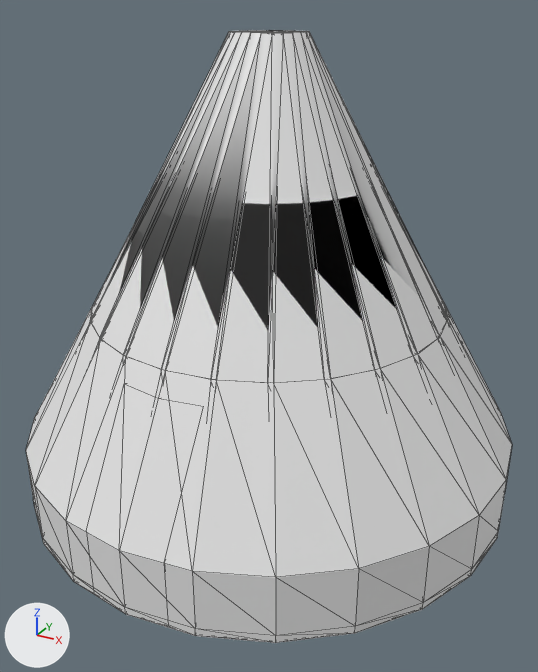
The glTF model assets/3d/capsule/top/capsule_top.gltf, before and after one commit.
One viewpoint serves both versions: a camera (50 mm lens) standing at (25.3, -46.0, 35.0) and looking at (0.8, -1.6, 12.8). Arrows for +X, +Y and +Z are at lower left; the lights stay in place. Mesh edges are drawn as thin lines. Where no turn or scale is listed for an object, it has been applied to the vertices. Vertices at the same position are counted once.
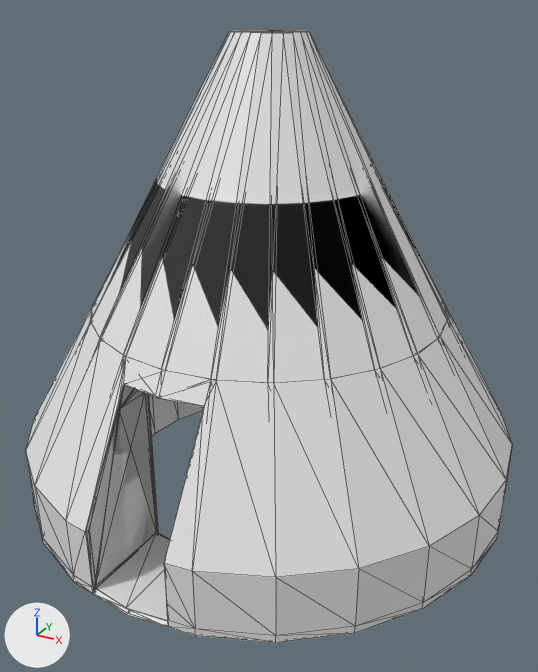
The change, as a list of edits to the scene's bpy script:
```text
Change me_plane_002:
    used by ob_plane_002; location = (0.0, 0.0, 0.0)
    remove me_plane_002.from_pydata(...)  # 672 vertices, 1920 faces; spans x -18.7..18.8, y -18.7..18.7, z 0.0..33.7
    add me_plane_002.from_pydata(...)  # 670 vertices, 1674 faces; spans x -18.7..18.8, y -18.7..18.6, z 0.0..33.7
    me_plane_002 part 1: 6 vertices removed from x -0.2..0.0, y -18.7..-11.7, z 0.7..12.4; 78 vertices added at x -3.0..3.0, y -18.6..-10.7, z 0.0..13.3
```

Changed parts and their boxes [x1, y1, x2, y2] in the pictures (538 x 672 px):
part 1 of me_plane_002, built on
    before: [66, 357, 195, 636]
    after: [66, 357, 216, 636]
'Plane.001', unchanged, uncovered by the edit
    after: [86, 387, 170, 591]
